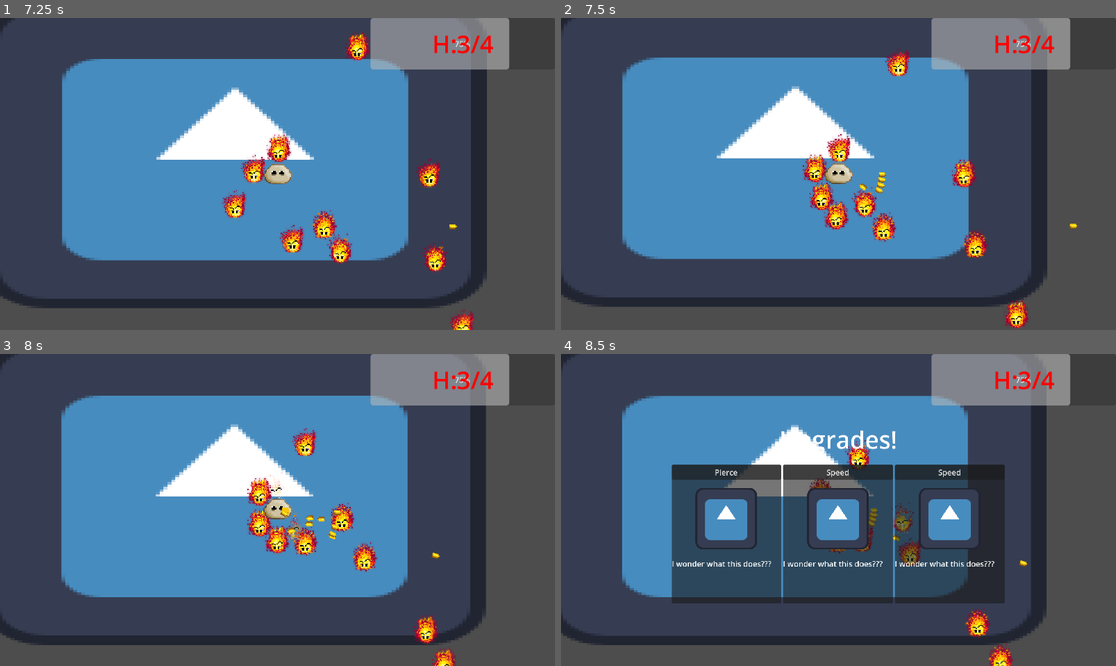
Above: before the commit, frames 1-4 (two rows, left to right).
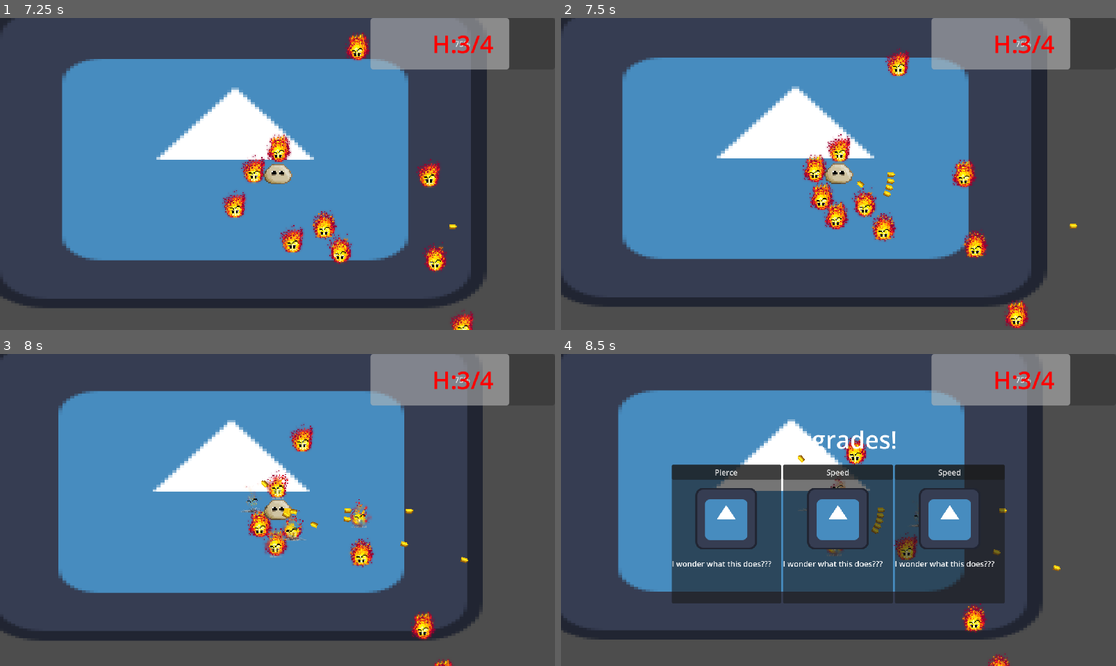
Above: after the commit, the same moments.

Repository: PixelSaver/it-gets-worse
Game: Godot game, scene res://UI/main_menu.tscn
Same seed, same stepped clock (60 frames per second), same inputs: the game is played once before the commit and once after it. The engine's default icon, where the game draws it, is replaced by a stand-in: a white triangle on a blue panel in a dark square.
Inputs (mouse positions are in pixels of both pictures, inside the frame that each line leads up to):
- Up to frame 1 (7.25 s): click "> Continue Previous Game <" at 0.5 s; tap Enter at 1.25 s; move the mouse to (399, 158) at 1.27 s; hold D (right) 1.28-2 s; tap U (u) at 1.35, 3.05, 4.35, 5.85 s; click (166, 198) at 2.02 s; move the mouse to (166, 189) at 2.77 s; hold S (down) 2.78-3.5 s; click (166, 189) at 2.85 s; click (166, 198) at 3.5 s; move the mouse to (333, 105) at 4.27 s; hold D (right) 4.28-5 s; click (277, 198) at 5.02 s; move the mouse to (249, 236) at 5.77 s; hold W (up) 5.78-6.5 s; click (388, 198) at 6.52 s
- Up to frame 2 (7.5 s): move the mouse to (1005, 220) at 7.27 s; press the mouse at (1005, 220) at 7.28 s; hold A (left) from 7.28 s (still down)
- Up to frame 3 (8 s): keep holding A (left); tap U (u) at 7.55 s
- Up to frame 4 (8.5 s): keep holding A (left); move the mouse to (672, 463) at 8.02 s; release the mouse at (672, 463) at 8.03 s; tap U (u) at 8.1 s

Frame 1 is identical in both runs. In frame 2, 0.2% of the frame differs, in the area x 53-61%, y 49-58%; in frame 3, 10%, in the area x 0-88%, y 0-100%; in frame 4, 9.2%.

Commit message:
Upgrades work
LETS GOOOO OMG IT WORKS AND I CAN LIKE ACTUALLY DO STUFF NOW AYYAYAA

Diff:
--- a/Scenes/enemy.tscn
+++ b/Scenes/enemy.tscn
@@ -173,7 +173,7 @@
 sprite_frames = SubResource("SpriteFrames_8cim4")
 animation = &"idle"
 autoplay = "idle"
-frame_progress = 0.816086
+frame_progress = 0.823564
 offset = Vector2(0.705, -2.555)
 
 [connection signal="area_entered" from="HitboxComponent" to="." method="_on_hitbox_component_area_entered"]
--- a/Scenes/ui_upgrade.tscn
+++ b/Scenes/ui_upgrade.tscn
@@ -39,3 +39,5 @@
 size_flags_vertical = 3
 size_flags_stretch_ratio = 0.6
 text = "I wonder what this does???"
+
+[connection signal="pressed" from="." to="." method="_on_pressed"]
--- a/Scripts/global.gd
+++ b/Scripts/global.gd
@@ -11,7 +11,7 @@
 }
 
 # Player
-var player : CharacterBody2D
+var player : Player
 
 # Enemy
 var enemy_list : Array[RigidBody2D]
--- a/UI/ui.gd
+++ b/UI/ui.gd
@@ -38,9 +38,7 @@
 		var curr_upgrade = upgrade_res_array[i] as BaseStrategy
 		var curr_upgrade_ui_scene = ui_upgrade_scene.instantiate() as UIUpgrade
 		upgrade_container.add_child(curr_upgrade_ui_scene)
-		curr_upgrade_ui_scene.upgrade_text = curr_upgrade.upgrade_text
-		curr_upgrade_ui_scene.upgrade_image = curr_upgrade.texture
-		curr_upgrade_ui_scene.upgrade_description = curr_upgrade.upgrade_description
+		curr_upgrade_ui_scene.stored_upgrade = curr_upgrade
 
 		curr_upgrade_ui_scene.connect("pressed", Callable(hide_upgrade))
 
--- a/UI/ui_upgrade.gd
+++ b/UI/ui_upgrade.gd
@@ -4,6 +4,12 @@
 @onready var title: Button = $VBoxContainer/Button
 @onready var image: TextureRect = $VBoxContainer/CenterContainer/TextureRect
 @onready var description: RichTextLabel = $VBoxContainer/UpgradeDesc
+var stored_upgrade : BaseStrategy :
+	set(val):
+		title.text = val.upgrade_text
+		image.texture = val.texture
+		description.append_text(val.upgrade_description)
+		stored_upgrade = val
 
 var upgrade_text : String :
 	set(value):
@@ -17,3 +23,6 @@
 	set(value):
 		upgrade_description = value
 		description.append_text(value)
+
+func _on_pressed() -> void:
+	Global.player.add_upgrade(stored_upgrade)
